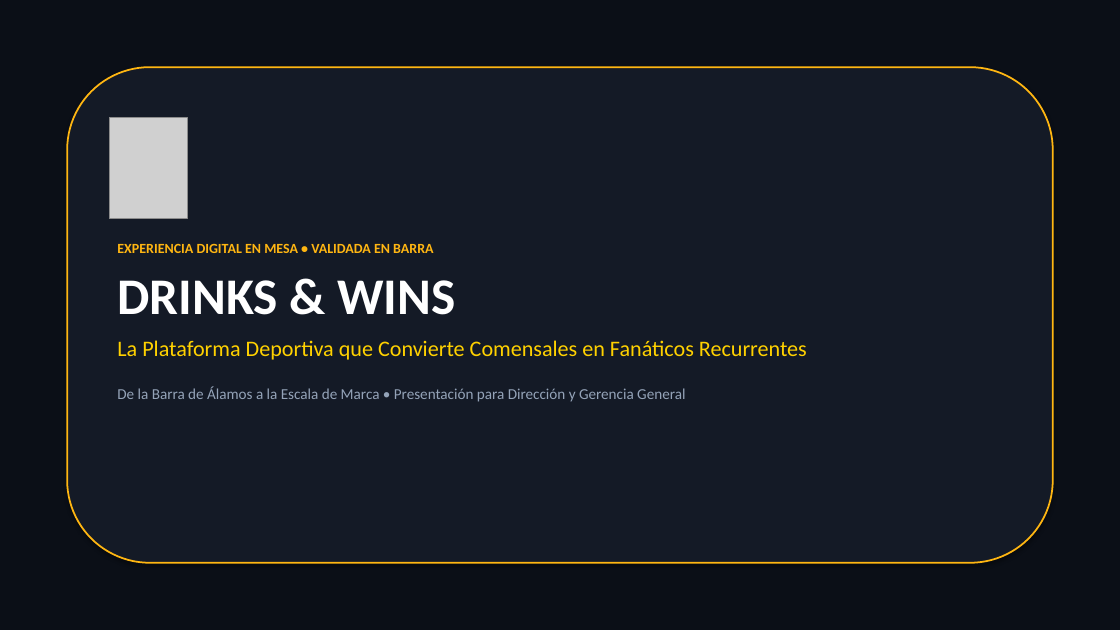
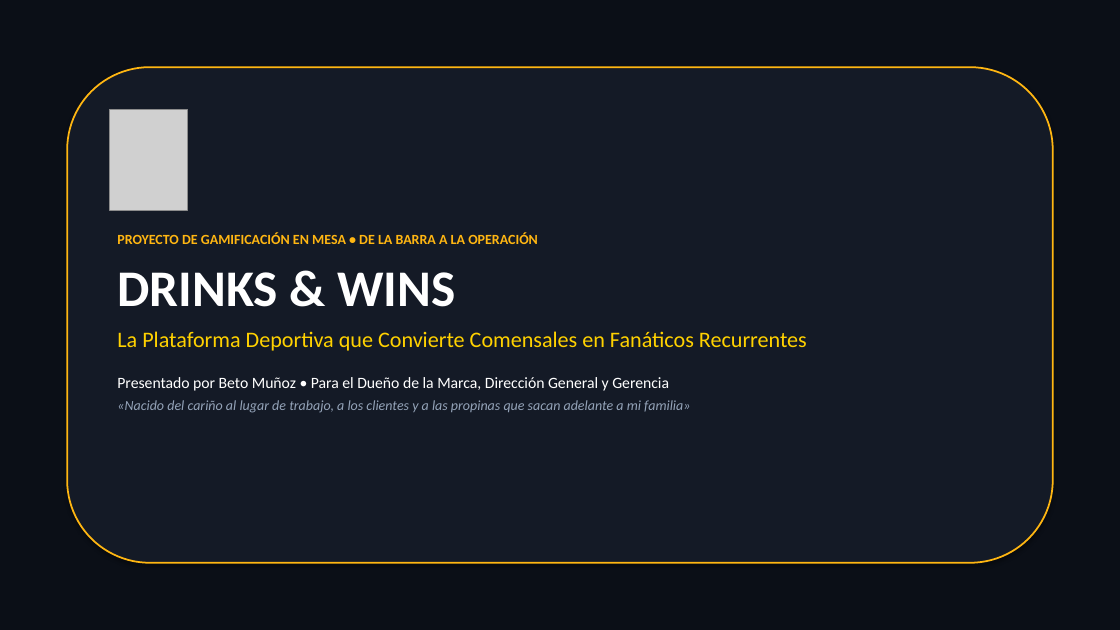
Before and after one commit to chefalbertomc/NFL-grids-, a slide deck: slide 1 of Drinks_and_Wins_Presentacion_Ejecutiva.pptx. Drawn at 1120x630 pixels with LibreOffice and Linux fonts; fonts in the diff are those of the drawing; grey boxes stand for pictures. Boxes give left, top, right and bottom in pixels: in the first picture for what was removed or moved away, otherwise in the second. Text is boxed around its words. In the diff, an @@ line names an element or a change of style, - is before the commit and + after.

Commit message:
feat(presentation): presentacion ejecutiva de 14 diapositivas con historia de Beto, operacion Juriquilla, IA autonoma y onboarding detallado

```diff
--- a/Drinks_and_Wins_Presentacion_Ejecutiva.pptx
+++ b/Drinks_and_Wins_Presentacion_Ejecutiva.pptx
@@ picture moved from (x1=109, y1=118, x2=187, y2=218) to (x1=109, y1=109, x2=187, y2=210) @@
@@ text "PROYECTO DE GAMIFICACIÓN EN MESA ..." moved from (x1=117, y1=244, x2=807, y2=402) to (x1=117, y1=233, x2=807, y2=413) @@
@@ text at (x1=117, y1=233, x2=538, y2=244): text changed @@
-EXPERIENCIA DIGITAL EN MESA • VALIDADA EN BARRA
+PROYECTO DE GAMIFICACIÓN EN MESA • DE LA BARRA A LA OPERACIÓN
@@ text at (x1=117, y1=331, x2=807, y2=351): less space between paragraphs @@
@@ text at (x1=117, y1=377, x2=690, y2=413): text changed; size 13 to 12 pt; italic on @@
-De la Barra de Álamos a la Escala de Marca • Presentación para Dirección y Gerencia General
+Presentado por Beto Muñoz • Para el Dueño de la Marca, Dirección General y Gerencia
+«Nacido del cariño al lugar de trabajo, a los clientes y a las propinas que sacan adelante a mi familia»
```
Also in this commit, not shown: 11 other slides changed, 2 slides added, 1 other file.
